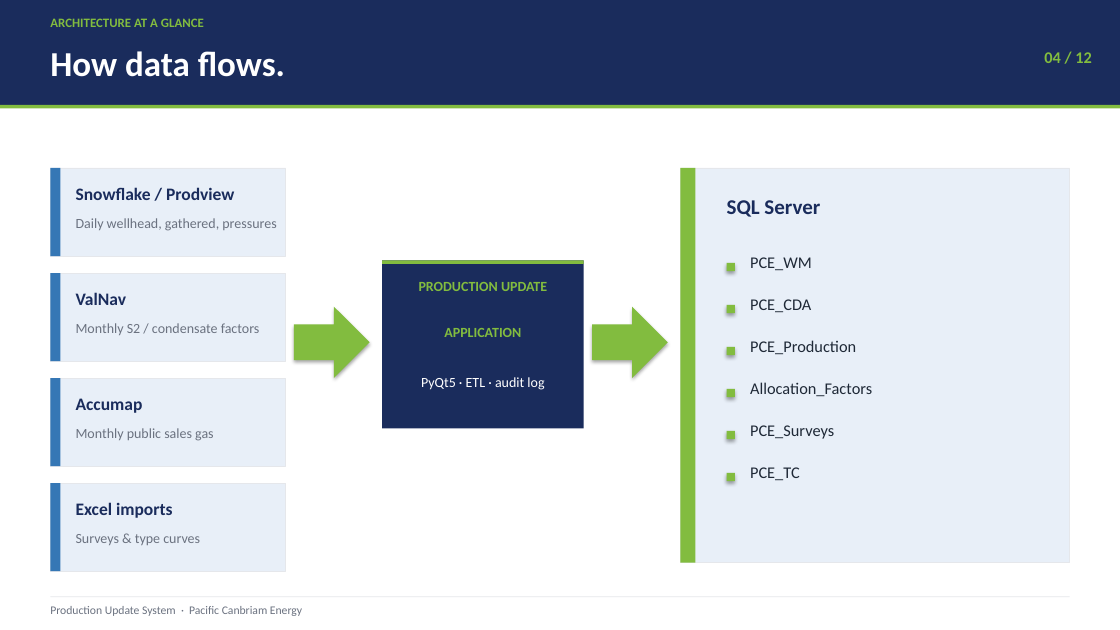
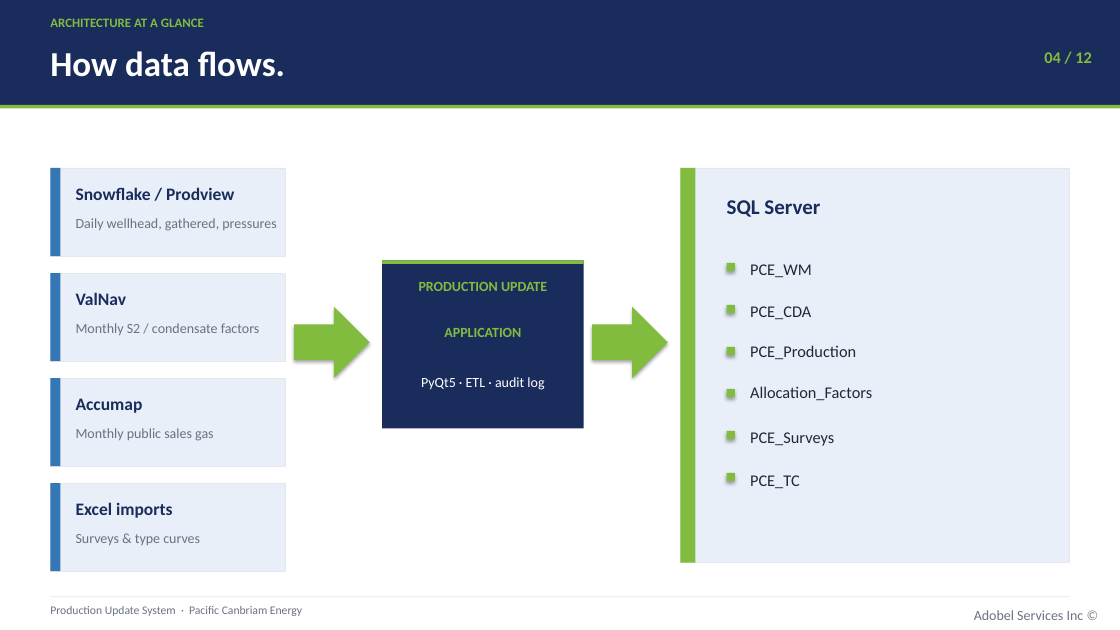
Before and after one commit to IfeanyiAyadiuno/ETL_Load, a slide deck: slide 4 of docs/Production_Update_Presentation.pptx. Drawn at 1120x630 pixels with LibreOffice and Linux fonts; fonts in the diff are those of the drawing. Boxes give left, top, right and bottom in pixels: in the first picture for what was removed or moved away, otherwise in the second. Text is boxed around its words. In the diff, an @@ line names an element or a change of style, - is before the commit and + after.

```diff
--- a/docs/Production_Update_Presentation.pptx
+++ b/docs/Production_Update_Presentation.pptx
@@ 5 texts: place and size @@
-5 texts at [750, 257, 872, 439]
+5 texts at [750, 264, 872, 446]
@@ text "PCE_TC": place and size @@
-text "PCE_TC" at [750, 467, 800, 481]
+text "PCE_TC" at [750, 475, 800, 489]
@@ text added at [974, 610, 1084, 620], 12 pt, text #6B7280 @@
+Adobel Services Inc ©
```
Also in this commit, not shown: 10 other slides changed, 1 slide added, 1 slide removed, 3 other files.
